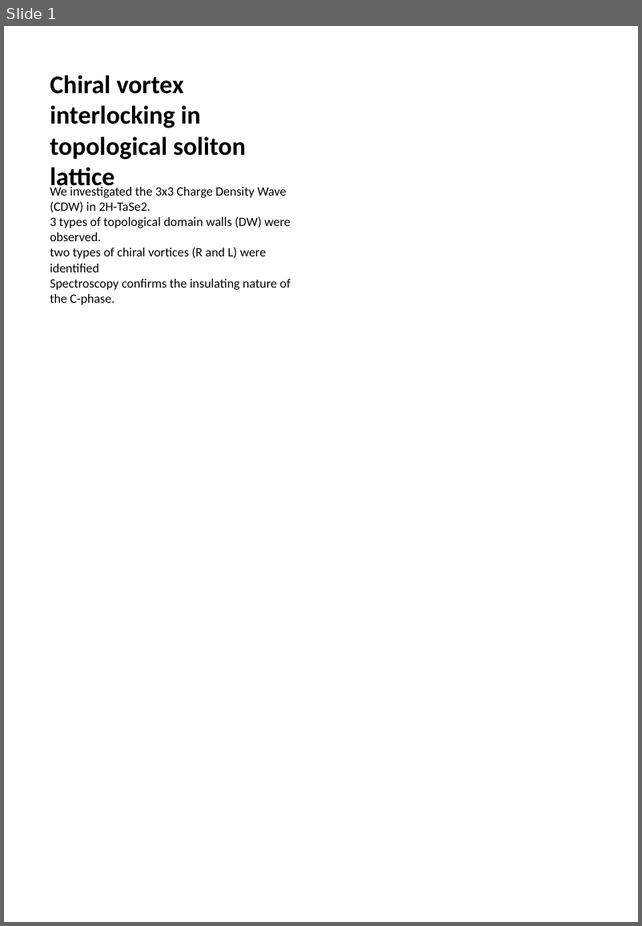
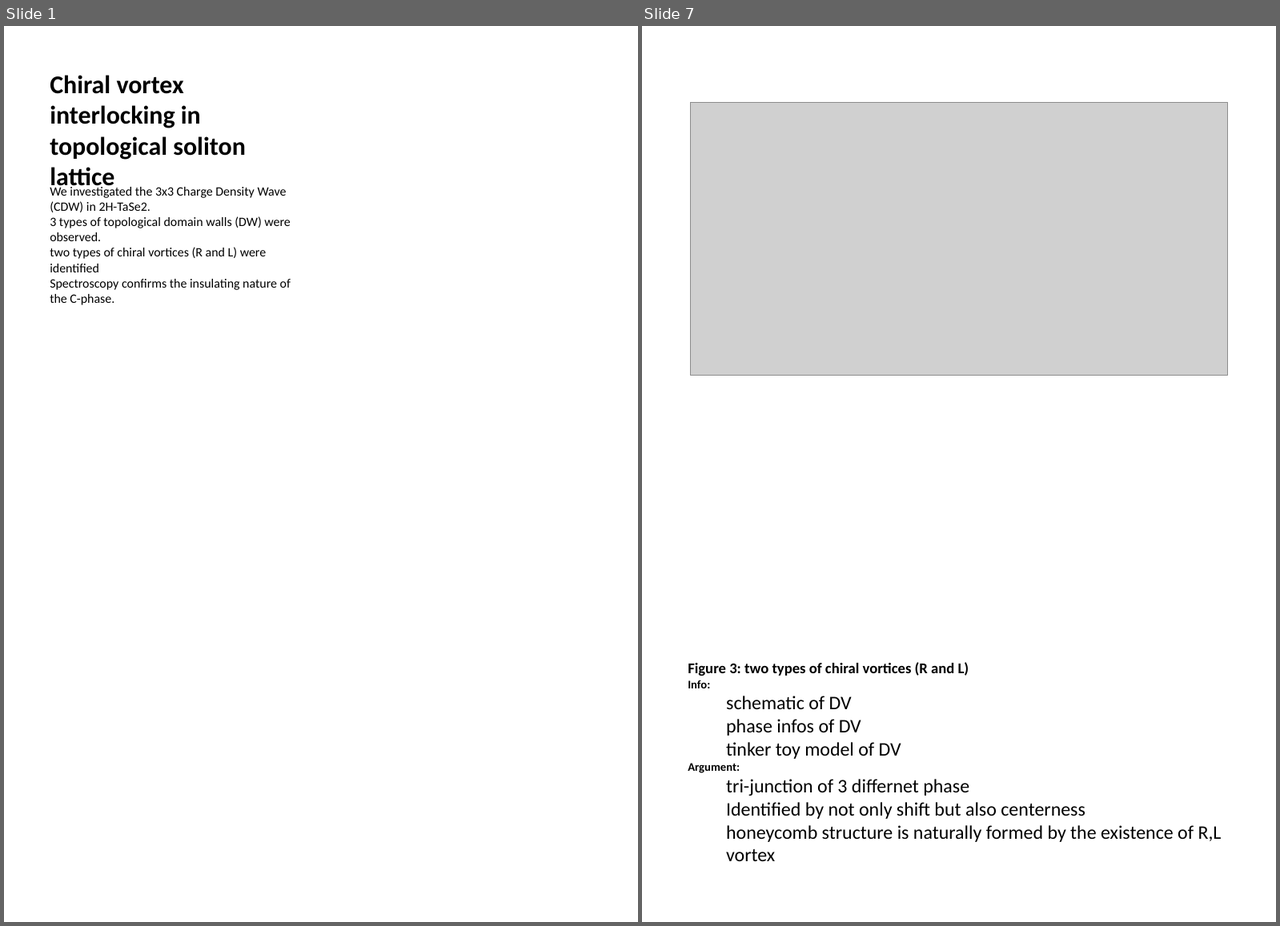
Before and after one commit to Potdooshami/2H_TaSe2_Tc_STM, a slide deck: Report_solLatt.pptx. Shown side by side, each under a label of ours: slide 1 before the commit, slides 1 and 7 after it; the slides between them are not shown. The pictures are 642x926 and 1280x926 pixels, drawn with LibreOffice and Linux fonts; fonts in the diff are those of the drawing; grey boxes stand for pictures. Boxes give left, top, right and bottom in pixels: in the first picture for what was removed or moved away, otherwise in the second. Text is boxed around its words. In the diff, an @@ line names an element or a change of style, - is before the commit and + after.

```diff
--- a/Report_solLatt.pptx
+++ b/Report_solLatt.pptx
@@ slide 7 added at <box>642,26,1276,922</box>, background #FFFFFF @@
@@ picture added at <box>690,103,1228,376</box> @@
@@ text added at <box>688,662,1221,861</box>, 18 pt, text #000000 @@
+Figure 3: two types of chiral vortices (R and L)
+Info:
+  schematic of DV
+  phase infos of DV
+  tinker toy model of DV
+Argument:
+  tri-junction of 3 differnet phase
+  Identified by not only shift but also centerness
+  honeycomb structure is naturally formed by the existence of R,L vortex
```
Also in this commit, not shown: 3 other slides added, 7 other files.
